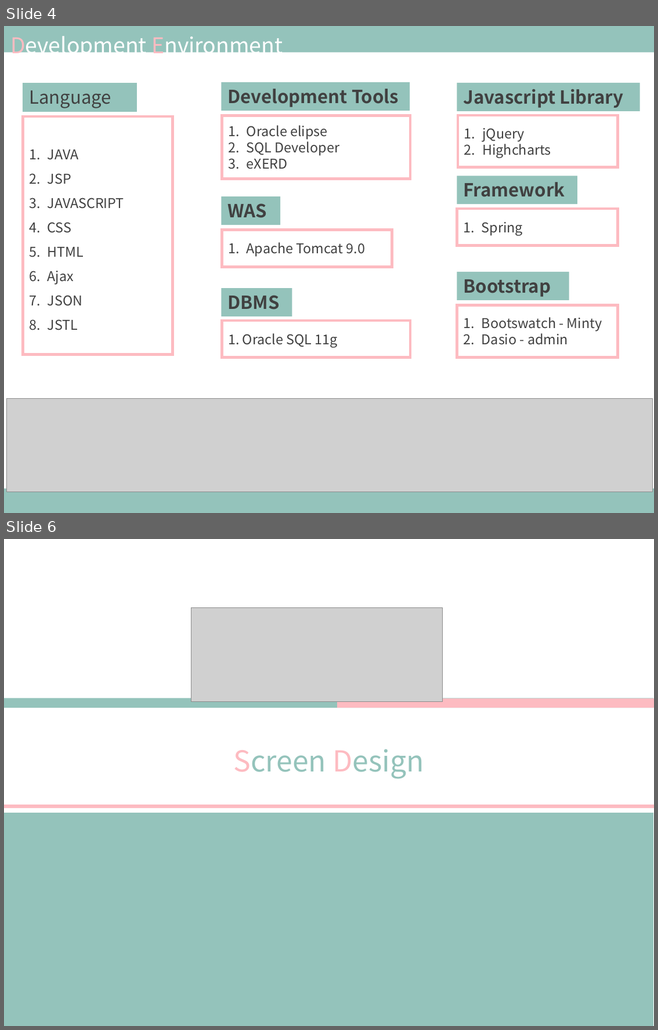
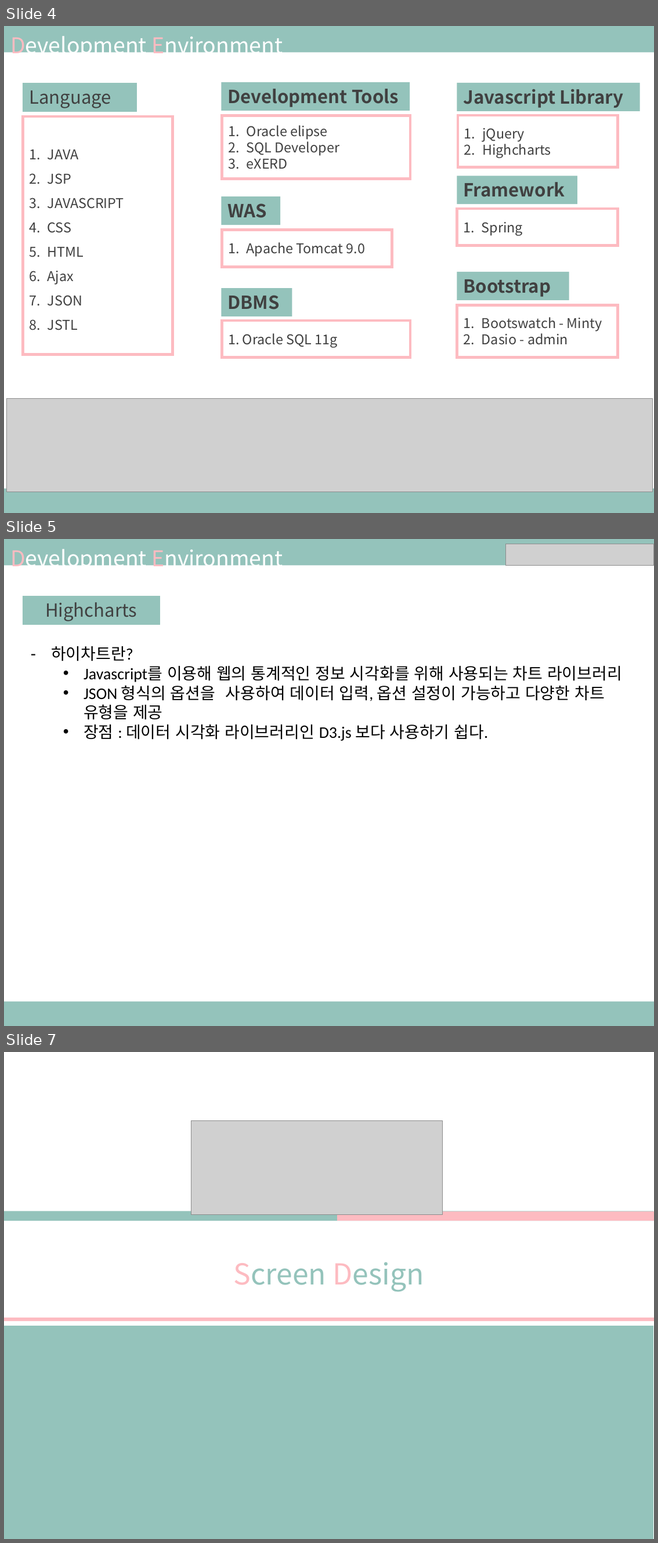
Before and after one commit to ezenteam03/project06, a slide deck: WebContent/jhk/0522 feedback.pptx. Shown one above the other, each under a label of ours: slides 4 and 6 before the commit, slides 4, 5 and 7 after it; the slides between them are not shown. The pictures are 658x1030 and 658x1543 pixels, drawn with LibreOffice and Linux fonts; fonts in the diff are those of the drawing; grey boxes stand for pictures. Boxes give left, top, right and bottom in pixels: in the first picture for what was removed or moved away, otherwise in the second. Text is boxed around its words. In the diff, an @@ line names an element or a change of style, - is before the commit and + after.

```diff
--- a/WebContent/jhk/0522 feedback.pptx
+++ b/WebContent/jhk/0522 feedback.pptx
@@ slide 5 added at [4,539,654,1026], background #FFFFFF @@
@@ rectangle added at [4,539,654,566], fill #94C3BB @@
@@ text added at [10,549,282,572], 24 pt, text #FFFFFF @@
+Development Environment
@@ picture added at [506,544,654,566] @@
@@ rectangle added at [23,596,160,625], fill #94C3BB, outline #94C3BB 0.75 pt, 20 pt, text #404040 @@
+Highcharts
@@ text added at [51,646,622,741], 18 pt, text #000000 @@
+– 하이차트란?
+  • Javascript를 이용해 웹의 통계적인 정보 시각화를 위해 사용되는 차트 라이브러리
+  • JSON 형식의 옵션을 사용하여 데이터 입력, 옵션 설정이 가능하고 다양한 차트 유형을 제공
+  • 장점 : 데이터 시각화 라이브러리인 D3.js 보다 사용하기 쉽다.
@@ rectangle added at [4,1001,654,1026], fill #94C3BB @@
@@ what was slide 6 is now slide 7 @@
```
Also in this commit, not shown: 1 slide changed, 6 other files.
